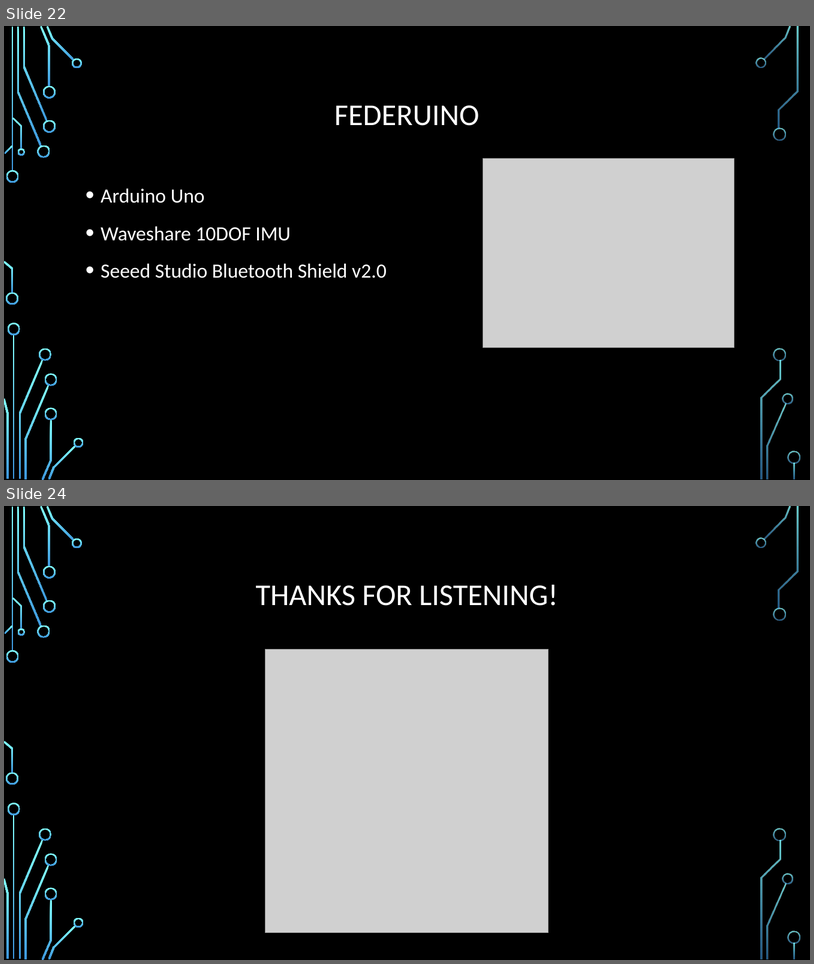
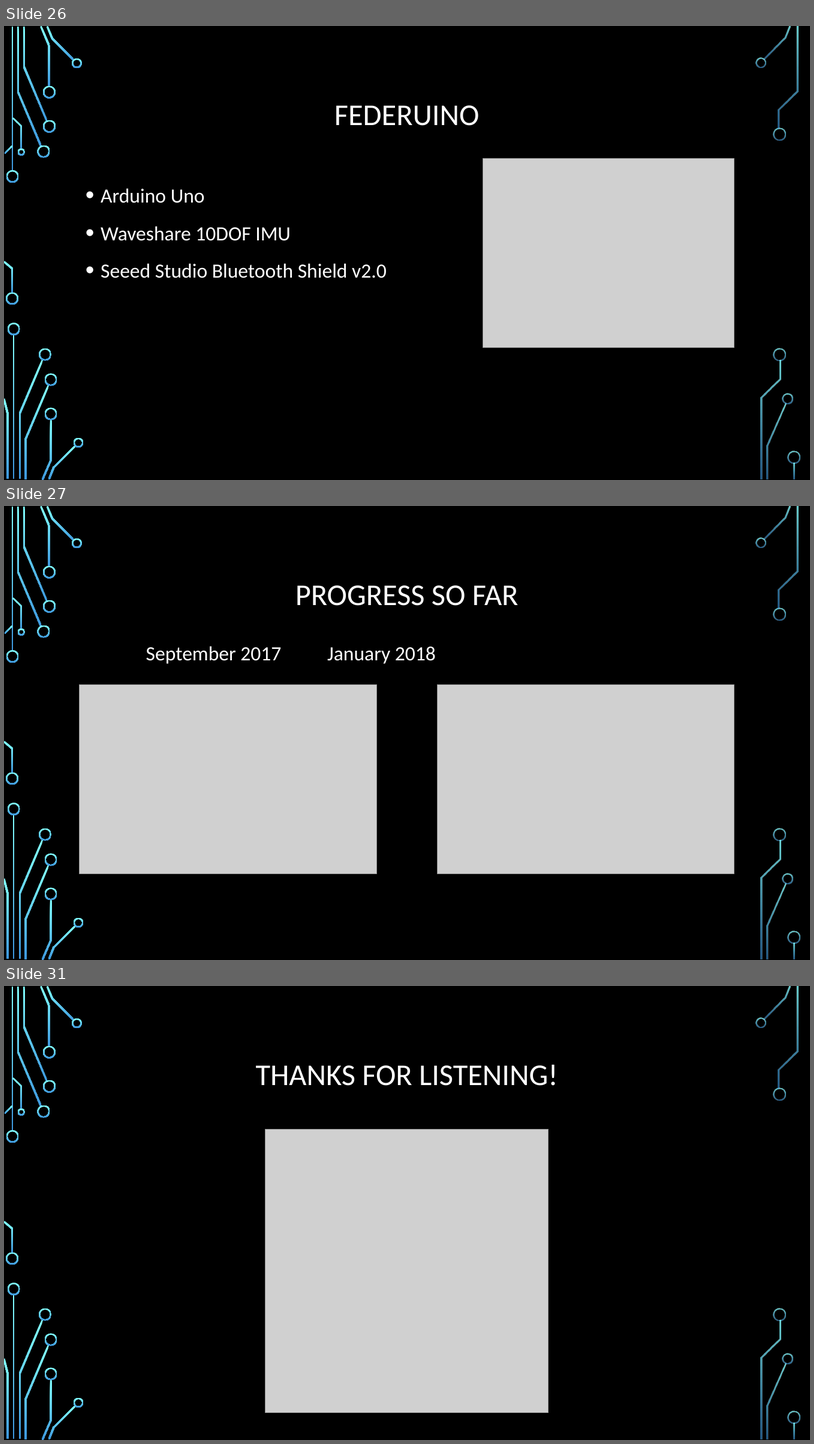
Before and after one commit to TechDevTom/HEMAUnityScripts, a slide deck: Documentation/Presentation.pptx. Shown one above the other, each under a label of ours: slides 22 and 24 before the commit, slides 26, 27 and 31 after it; the slides between them are not shown. The pictures are 814x964 and 814x1444 pixels, drawn with LibreOffice and Linux fonts; fonts in the diff are those of the drawing; grey boxes stand for pictures; background and template pictures are left out. Boxes give left, top, right and bottom in pixels: in the first picture for what was removed or moved away, otherwise in the second. Text is boxed around its words. In the diff, an @@ line names an element or a change of style, - is before the commit and + after.

```diff
--- a/Documentation/Presentation.pptx
+++ b/Documentation/Presentation.pptx
@@ slide 27 added at (4, 506, 810, 960), background picture (left out); not listed: 36 template elements that a slide beside it also shows @@
@@ title added at (296, 585, 519, 606), 36 pt, text #FFFFFF @@
+PROGRESS SO FAR
@@ text added at (146, 646, 436, 664), 24 pt, text #FFFFFF @@
+September 2017 January 2018
@@ picture added at (80, 684, 377, 873) @@
@@ picture added at (437, 684, 735, 873) @@
@@ what was slide 22 is now slide 26 @@
@@ what was slide 24 is now slide 31 @@
```
Also in this commit, not shown: 2 slides changed, 7 other slides added, 1 slide removed.
